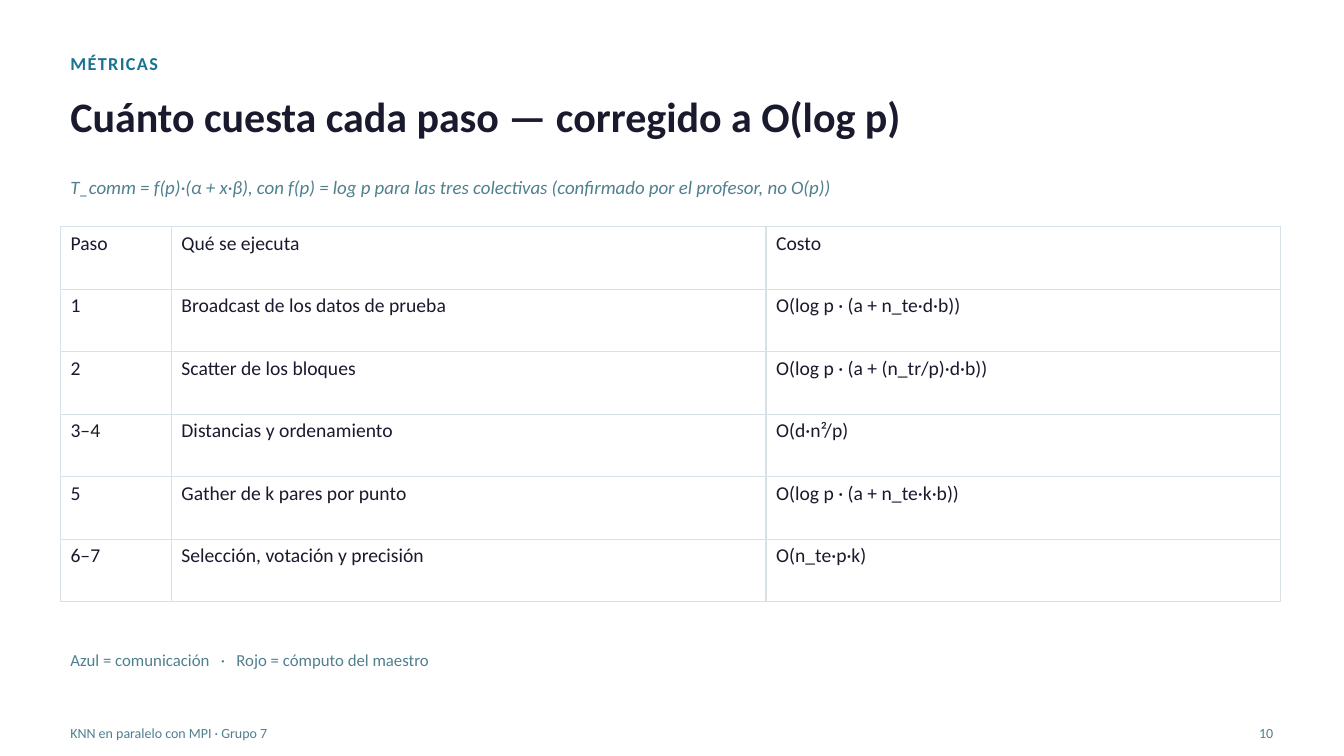
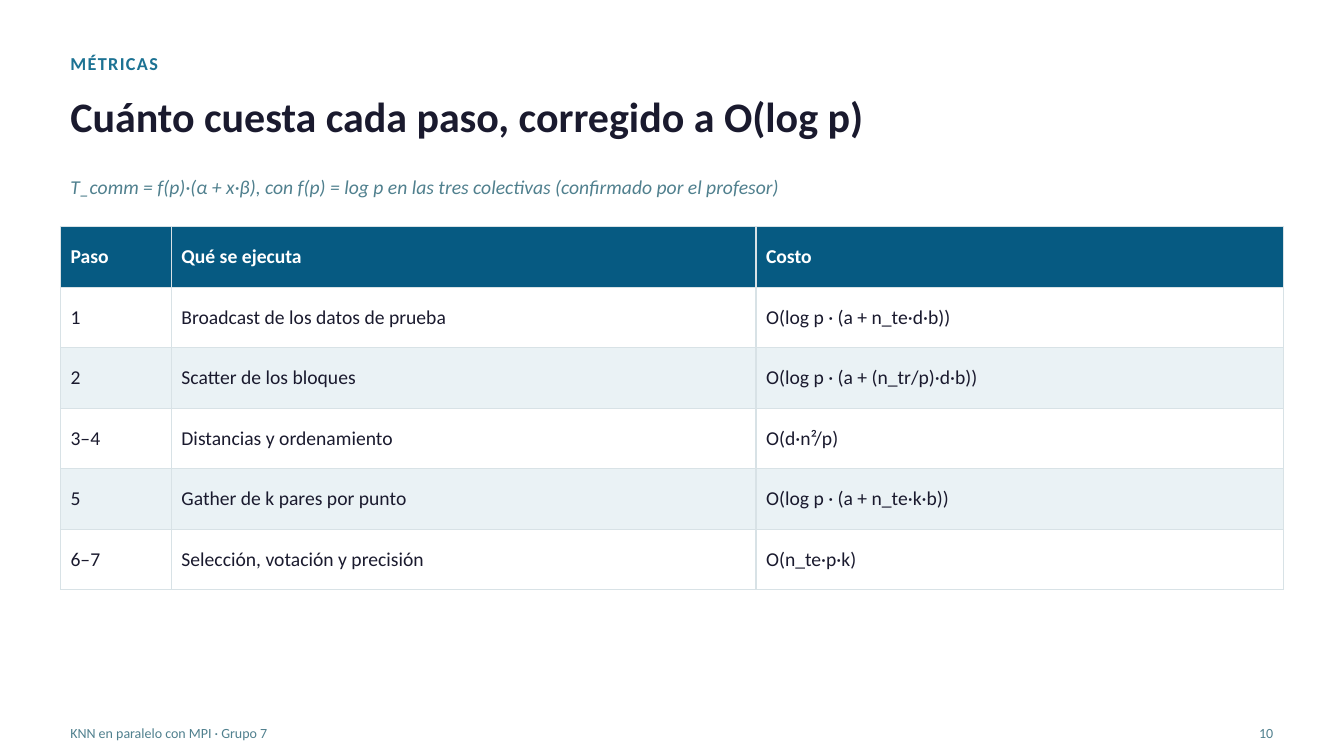
Before and after one commit to LuisIZ/Proyecto_CPD, a slide deck: slide 10 of docs/presentation/Presentacion-Entrega-Final.pptx. Drawn at 1344x756 pixels with LibreOffice and Linux fonts; fonts in the diff are those of the drawing. Boxes give left, top, right and bottom in pixels: in the first picture for what was removed or moved away, otherwise in the second. Text is boxed around its words. In the diff, an @@ line names an element or a change of style, - is before the commit and + after.

```diff
--- a/docs/presentation/Presentacion-Entrega-Final.pptx
+++ b/docs/presentation/Presentacion-Entrega-Final.pptx
@@ text at (70,101,864,139): text changed @@
-Cuánto cuesta cada paso — corregido a O(log p)
+Cuánto cuesta cada paso, corregido a O(log p)
@@ text at (70,180,778,198): text changed; size 13.5 to 14 pt @@
-T_comm = f(p)·(α + x·β), con f(p) = log p para las tres colectivas (confirmado por el profesor, no O(p))
+T_comm = f(p)·(α + x·β), con f(p) = log p en las tres colectivas (confirmado por el profesor)
@@ table at (60,227,1284,573) @@
@@ fill #FFFFFF to #065A82 in row 1 @@
@@ fill #FFFFFF to #EAF2F5 in 6 cells @@
@@ text colour #1A1A2E to #FFFFFF, bold on in "Paso", "Qué se ejecuta", "Costo" @@
@@ table: place and size @@
-table at (60,227,1280,569)
+table at (60,227,1284,573)
@@ text removed at (70,654,429,669) @@
-Azul = comunicación · Rojo = cómputo del maestro
```
Also in this commit, not shown: 12 other slides changed, 7 slides added, 2 slides removed, 2 other files.
